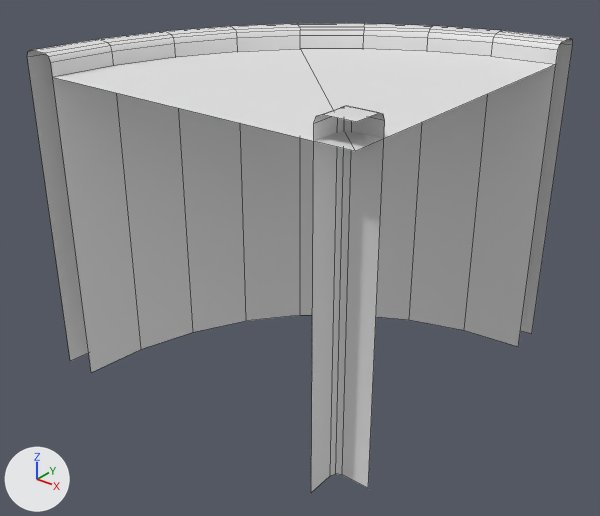
The FBX model Assets/000.Eeeeden/00-Fbxs/02-Factory/00-Rail/Rail-R.fbx, before and after one commit.
Rendered twice from a 50 mm camera at (1.335, -1.705, 1.35) aimed at (0.02, -0.062, 0.331). The axes (+X, +Y, +Z) are drawn at lower left. The lights are the same throughout. Mesh edges are drawn as thin lines. Where no turn or scale is listed for an object, it has been applied to the vertices. Vertices at the same position are counted once.

The scene before the commit, as lines of its bpy script (objects in view):
```python
me_rail_r = bpy.data.meshes.new('Rail-R')
me_rail_r.from_pydata(...)  # 106 vertices, 70 faces; spans x -0.5..0.5, y -0.5..0.5, z 0.0..0.915
ob_rail_r = bpy.data.objects.new('Rail-R', me_rail_r)
ob_rail_r.location = (0.0, 0.0, 0.0)
```
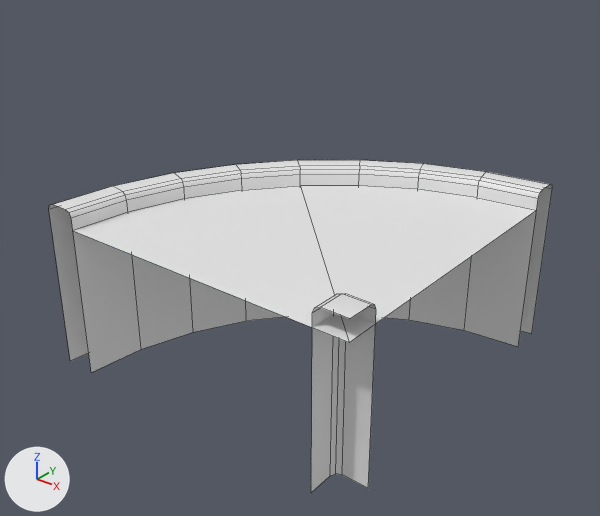
What the commit changed:
me_rail_r has 106 vertices, 70 faces and spans x -0.5..0.5, y -0.5..0.5, z 0.0..0.915.
me_rail_r is used by ob_rail_r; location (0.0, 0.0, 0.0).
me_rail_r part 1: the loose piece of 12 vertices spanning x -0.404..0.5, y -0.5..0.404, z 0.859 is moved by (0.0, 0.0, -0.41).
me_rail_r part 2: all 71 vertices in x -0.5..0.5, y -0.5..0.5, z 0.869..0.915 are moved by (0.0, 0.0, -0.41).

What differs and where, as boxes (x1, y1, x2, y2) in the pictures (600 x 516 px; the box of a moved part takes in the faces that stretch with it):
'Rail-R', reshaped (8% narrower, 29% shorter)
    before: (27, 23, 573, 492)
    after: (49, 160, 552, 492)
part 1 of me_rail_r, moved or reshaped
    before: (53, 49, 556, 151)
    after: (73, 186, 536, 342)
part 2 of me_rail_r, moved or reshaped
    before: (27, 23, 573, 457)
    after: (49, 160, 552, 457)
